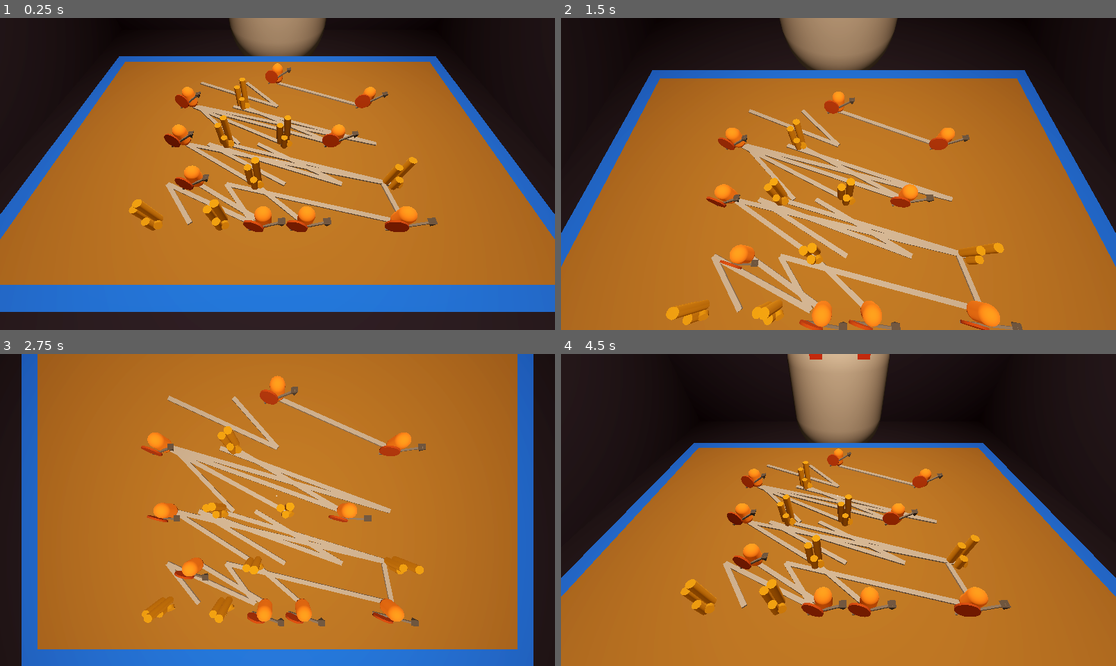
Above: before the commit, frames 1-4 (two rows, left to right).
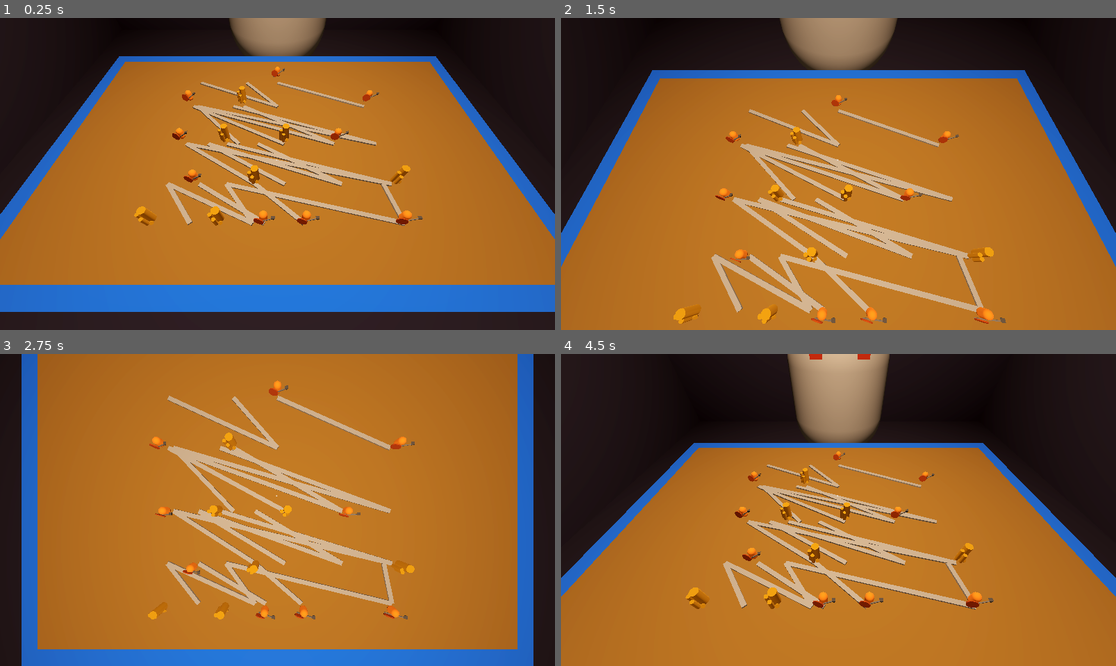
Above: after the commit, the same moments.

Repository: Bryan-Wang-105/card_game
Game: Godot game, scene res://world.tscn
Two runs of this game, one before a commit and one after it. Both use one fixed random seed, a clock stepped at 60 frames per second and the inputs below.
Inputs (mouse positions are in pixels of both pictures, inside the frame that each line leads up to):
- Up to frame 1 (0.25 s): no input
- Up to frame 2 (1.5 s): tap Enter at 0.5 s; move the mouse to (960, 158) at 0.52 s; tap S (s) at 0.6 s; tap W (w) at 0.8, 1.35 s; move the mouse to (727, 189) at 1.27 s
- Up to frame 3 (2.75 s): tap S (s) at 1.55 s; tap Space at 2 s; move the mouse to (333, 441) at 2.02 s; click (333, 441) at 2.1 s; tap W (w) at 2.3 s
- Up to frame 4 (4.5 s): move the mouse to (810, 572) at 2.77 s; right-click (810, 572) at 2.85 s; tap S (s) at 3.05, 3.6 s; move the mouse to (1005, 556) at 3.52 s; tap W (w) at 3.8 s; tap Enter at 4.25 s; move the mouse to (672, 463) at 4.27 s; tap Mouse wheel down (scroll_down) at 4.35 s

The runs differ from the first frame. In frame 1, 3.7% of the frame differs, in the area x 23-79%, y 14-69%; in frame 2, 3.9%; in frame 3, 3.2%; in frame 4, 3.9%, in the area x 21-82%, y 30-85%.

Commit message:
Fixed sizes of meshs to make art look better

Diff:
--- a/3D_art/CombatEvent/CombatEvent.tscn
+++ b/3D_art/CombatEvent/CombatEvent.tscn
@@ -3,11 +3,11 @@
 [ext_resource type="PackedScene" uid="uid://cldihhf06mejh" path="res://3D_art/CombatEvent/CombatMesh.tscn" id="1_ldko5"]
 
 [sub_resource type="BoxShape3D" id="BoxShape3D_8kd0p"]
-size = Vector3(0.213064, 0.178955, 0.130066)
+size = Vector3(0.107526, 0.0867615, 0.0710297)
 
 [node name="CombatEvent" type="CollisionShape3D" groups=["battle"]]
-transform = Transform3D(1, 0, 0, 0, 1, 0, 0, 0, 1, -0.00177759, 0.0910032, -0.000145525)
+transform = Transform3D(1, 0, 0, 0, 1, 0, 0, 0, 1, 0.00142682, 0.0423518, 0.00121789)
 shape = SubResource("BoxShape3D_8kd0p")
 
 [node name="Soldier" parent="." instance=ExtResource("1_ldko5")]
-transform = Transform3D(1, 0, 0, 0, 1, 0, 0, 0, 1, 0, -0.0225776, -0.00328207)
+transform = Transform3D(1, 0, 0, 0, 1, 0, 0, 0, 1, 0, -0.00650159, -0.00328207)
--- a/3D_art/CombatEvent/CombatMesh.tscn
+++ b/3D_art/CombatEvent/CombatMesh.tscn
@@ -1,56 +1,49 @@
-[gd_scene load_steps=10 format=3 uid="uid://cldihhf06mejh"]
+[gd_scene load_steps=9 format=3 uid="uid://cldihhf06mejh"]
 
 [sub_resource type="CapsuleMesh" id="CapsuleMesh_5hl8y"]
-radius = 0.04
-height = 0.15
+radius = 0.02
+height = 0.075
 
 [sub_resource type="StandardMaterial3D" id="StandardMaterial3D_dflel"]
 albedo_color = Color(0.956863, 0.486275, 0.105882, 1)
 
 [sub_resource type="BoxMesh" id="BoxMesh_0136o"]
-size = Vector3(0.01, 0.2, 0.01)
+size = Vector3(0.005, 0.1, 0.005)
 
 [sub_resource type="StandardMaterial3D" id="StandardMaterial3D_4d4kw"]
 albedo_color = Color(0.380392, 0.380392, 0.380392, 1)
 
 [sub_resource type="PrismMesh" id="PrismMesh_jtnss"]
-size = Vector3(0.03, 0.03, 0.03)
+size = Vector3(0.015, 0.015, 0.015)
 
 [sub_resource type="StandardMaterial3D" id="StandardMaterial3D_i37pa"]
 albedo_color = Color(0.254902, 0.254902, 0.254902, 1)
 
 [sub_resource type="CylinderMesh" id="CylinderMesh_2malg"]
-top_radius = 0.05
-bottom_radius = 0.05
-height = 0.01
+top_radius = 0.025
+bottom_radius = 0.025
+height = 0.005
 
 [sub_resource type="StandardMaterial3D" id="StandardMaterial3D_8qwqh"]
 albedo_color = Color(0.615686, 0.231373, 0, 1)
 
-[sub_resource type="BoxShape3D" id="BoxShape3D_eahwa"]
-size = Vector3(0.213064, 0.178955, 0.130066)
-
 [node name="Soldier" type="MeshInstance3D" groups=["battle"]]
-transform = Transform3D(1, 0, 0, 0, 1, 0, 0, 0, 1, 0, 0.0809739, -0.00328207)
+transform = Transform3D(1, 0, 0, 0, 1, 0, 0, 0, 1, 0, 0.0368467, -0.00328207)
 mesh = SubResource("CapsuleMesh_5hl8y")
 surface_material_override/0 = SubResource("StandardMaterial3D_dflel")
 
 [node name="MeshInstance3D" type="MeshInstance3D" parent="."]
-transform = Transform3D(0.571974, 0.820272, 0, -0.820272, 0.571974, 0, 0, 0, 1, 0.00828517, 0, 0.0422361)
+transform = Transform3D(0.571974, 0.820272, 0, -0.820272, 0.571974, 0, 0, 0, 1, 0.00828517, 0, 0.0207416)
 mesh = SubResource("BoxMesh_0136o")
 surface_material_override/0 = SubResource("StandardMaterial3D_4d4kw")
 
 [node name="MeshInstance3D2" type="MeshInstance3D" parent="MeshInstance3D"]
-transform = Transform3D(0.998055, -0.0623376, 0, 0.0623376, 0.998055, 0, 0, 0, 1, 0.0018866, 0.0984771, -0.00343946)
+transform = Transform3D(0.998055, -0.0623378, 0, 0.0623378, 0.998055, 0, 0, 0, 1, 0.000122758, 0.0499953, -0.00343946)
 mesh = SubResource("PrismMesh_jtnss")
 skeleton = NodePath("../..")
 surface_material_override/0 = SubResource("StandardMaterial3D_i37pa")
 
 [node name="MeshInstance3D3" type="MeshInstance3D" parent="."]
-transform = Transform3D(0.95882, -0.282819, 0.0260421, 0.0563369, 0.0995183, -0.99344, 0.278372, 0.953997, 0.111353, -0.0454569, 0, 0.0436241)
+transform = Transform3D(0.95882, -0.282819, 0.0260421, 0.0563369, 0.0995183, -0.99344, 0.278372, 0.953997, 0.111353, -0.0215021, 0, 0.0246345)
 mesh = SubResource("CylinderMesh_2malg")
 surface_material_override/0 = SubResource("StandardMaterial3D_8qwqh")
-
-[node name="CollisionShape3D" type="CollisionShape3D" parent="."]
-transform = Transform3D(1, 0, 0, 0, 1, 0, 0, 0, 1, -0.00177759, 0.00177638, 0.0151672)
-shape = SubResource("BoxShape3D_eahwa")
--- a/3D_art/ShopEvent/ShopEvent.tscn
+++ b/3D_art/ShopEvent/ShopEvent.tscn
@@ -3,11 +3,11 @@
 [ext_resource type="PackedScene" uid="uid://de5tugve56jad" path="res://3D_art/ShopEvent/ShopMesh.tscn" id="1_pjytp"]
 
 [sub_resource type="BoxShape3D" id="BoxShape3D_q1kny"]
-size = Vector3(0.119434, 0.218302, 0.113601)
+size = Vector3(0.0821778, 0.11616, 0.0734021)
 
 [node name="ShopEvent" type="CollisionShape3D" groups=["shop"]]
-transform = Transform3D(1, 0, 0, 0, 1, 0, 0, 0, 1, 0.00186398, 0.100941, -0.00186957)
+transform = Transform3D(1, 0, 0, 0, 1, 0, 0, 0, 1, 8.04327e-05, 0.0498704, 8.63224e-05)
 shape = SubResource("BoxShape3D_q1kny")
 
 [node name="ShopMesh" parent="." instance=ExtResource("1_pjytp")]
-transform = Transform3D(1, 0, 0, 0, -1, 8.74228e-08, 0, -8.74228e-08, -1, 0, -0.0597818, 0.0182737)
+transform = Transform3D(1, 0, 0, 0, -1, 8.74228e-08, 0, -8.74228e-08, -1, -0.00566995, -0.0200927, 0.0182737)
--- a/3D_art/ShopEvent/ShopMesh.tscn
+++ b/3D_art/ShopEvent/ShopMesh.tscn
@@ -1,47 +1,47 @@
 [gd_scene load_steps=6 format=3 uid="uid://de5tugve56jad"]
 
 [sub_resource type="CylinderMesh" id="CylinderMesh_yu101"]
-top_radius = 0.02
-bottom_radius = 0.02
-height = 0.08
+top_radius = 0.01
+bottom_radius = 0.01
+height = 0.06
 
 [sub_resource type="StandardMaterial3D" id="StandardMaterial3D_ncj8d"]
 albedo_color = Color(0.72549, 0.494118, 0, 1)
 
 [sub_resource type="CylinderMesh" id="CylinderMesh_v1qr4"]
-top_radius = 0.02
-bottom_radius = 0.02
-height = 0.15
+top_radius = 0.01
+bottom_radius = 0.01
+height = 0.08
 
 [sub_resource type="CylinderMesh" id="CylinderMesh_c30nf"]
 top_radius = 0.02
 bottom_radius = 0.02
-height = 0.2
+height = 0.1
 
 [sub_resource type="CylinderMesh" id="CylinderMesh_remvs"]
-top_radius = 0.02
-bottom_radius = 0.02
-height = 0.02
+top_radius = 0.01
+bottom_radius = 0.01
+height = 0.005
 
 [node name="ShopMesh" type="MeshInstance3D"]
-transform = Transform3D(1, 0, 0, 0, -1, 8.74228e-08, 0, -8.74228e-08, -1, 0.00492311, 0.0458106, 0.0180512)
+transform = Transform3D(1, 0, 0, 0, -1, 8.74228e-08, 0, -8.74228e-08, -1, 0.00492311, 0.0306742, 0.0180512)
 mesh = SubResource("CylinderMesh_yu101")
 surface_material_override/0 = SubResource("StandardMaterial3D_ncj8d")
 
 [node name="CollisionShape3D2" type="MeshInstance3D" parent="."]
-transform = Transform3D(1, 0, 0, 0, -0.999999, 8.74227e-08, 0, -8.74227e-08, -0.999999, -0.0268068, -0.0345594, 0.0338835)
+transform = Transform3D(1, 0, 0, 0, -0.999999, 8.74227e-08, 0, -8.74227e-08, -0.999999, -0.0148332, -0.00726427, 0.0173065)
 mesh = SubResource("CylinderMesh_v1qr4")
 skeleton = NodePath("")
 surface_material_override/0 = SubResource("StandardMaterial3D_ncj8d")
 
 [node name="CollisionShape3D3" type="MeshInstance3D" parent="."]
-transform = Transform3D(1, 0, 0, 0, -0.999999, 8.74227e-08, 0, -8.74227e-08, -0.999999, 0.0169594, -0.0622836, 0.0404476)
+transform = Transform3D(1, 0, 0, 0, -0.999999, 8.74227e-08, 0, -8.74227e-08, -0.999999, 0.0140901, -0.0192855, 0.0285924)
 mesh = SubResource("CylinderMesh_c30nf")
 skeleton = NodePath("")
 surface_material_override/0 = SubResource("StandardMaterial3D_ncj8d")
 
 [node name="CollisionShape3D4" type="MeshInstance3D" parent="."]
-transform = Transform3D(0.757843, -0.458597, -0.464071, -0.192514, 0.522439, -0.830659, 0.623387, 0.71885, 0.30764, 0.0291242, 0.0196273, 0.00353836)
+transform = Transform3D(0.757843, -0.458597, -0.464071, -0.192514, 0.522439, -0.830659, 0.623387, 0.71885, 0.30764, 0.0210521, 0.0251578, 0.00238478)
 mesh = SubResource("CylinderMesh_remvs")
 skeleton = NodePath("")
 surface_material_override/0 = SubResource("StandardMaterial3D_ncj8d")
Not shown, changed: readMe.txt
